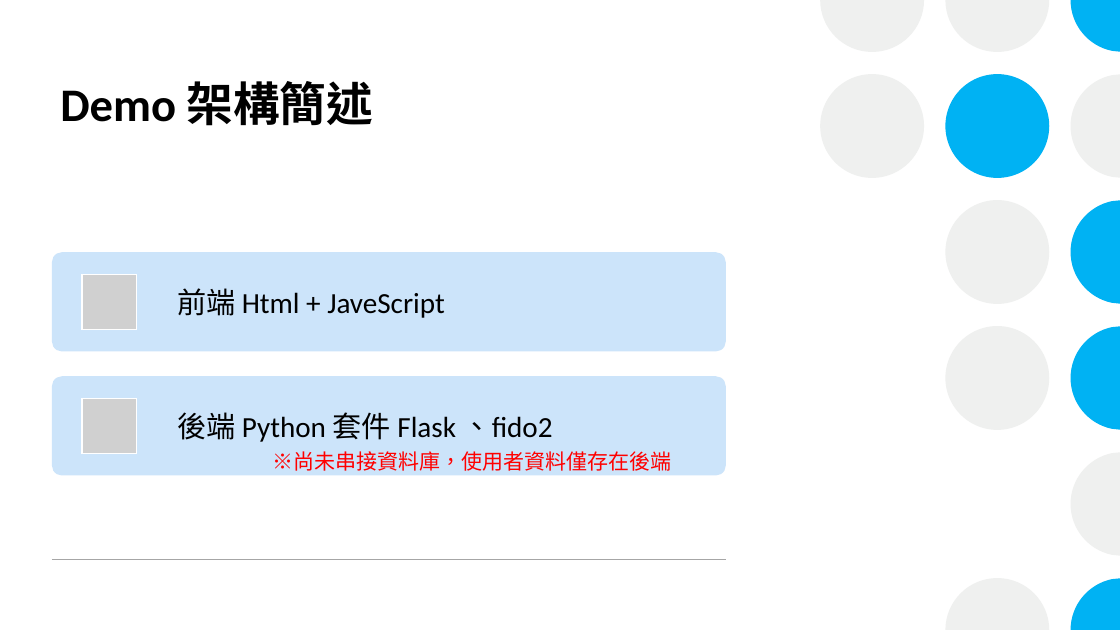
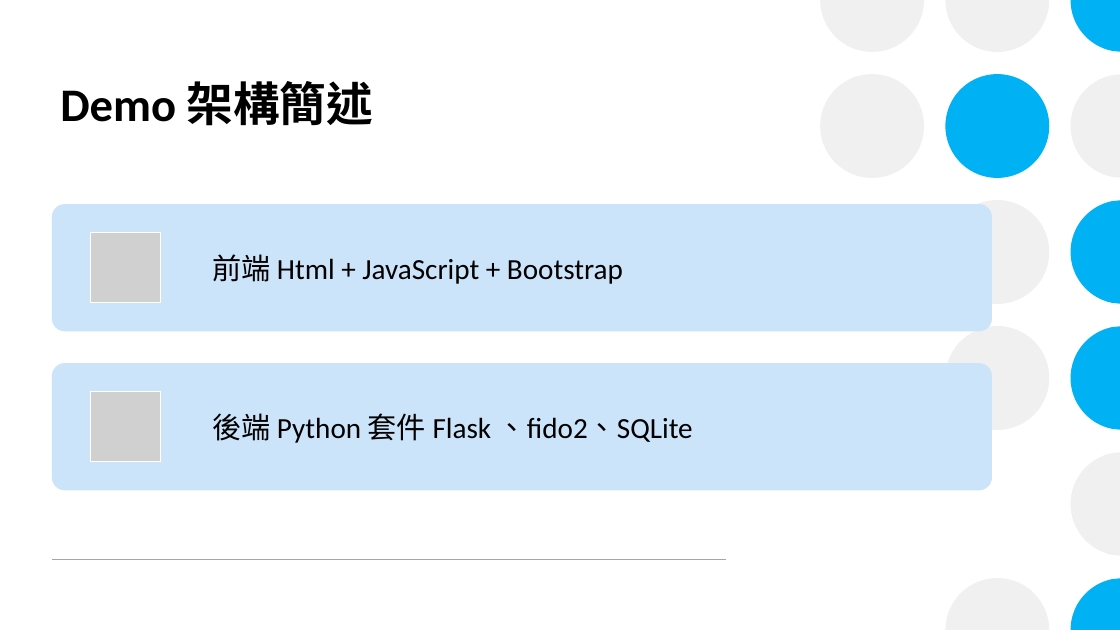
Before and after one commit to xiangerwu/Homework_Fido2, a slide deck: slide 2 of Yubico_Fido2_Demo介紹.pptx. Drawn at 1120x630 pixels with LibreOffice and Linux fonts; fonts in the diff are those of the drawing; grey boxes stand for pictures. Boxes give left, top, right and bottom in pixels: in the first picture for what was removed or moved away, otherwise in the second. Text is boxed around its words. In the diff, an @@ line names an element or a change of style, - is before the commit and + after.

```diff
--- a/Yubico_Fido2_Demo介紹.pptx
+++ b/Yubico_Fido2_Demo介紹.pptx
@@ rounded rectangle: place and size @@
-rounded rectangle at (52,252,726,351)
+rounded rectangle at (52,204,992,331)
@@ picture added at (91,233,160,302) @@
@@ text at (212,254,623,284): text changed @@
-前端 Html + JaveScript
+前端 Html + JavaScript + Bootstrap
@@ picture removed at (82,275,137,329) @@
@@ rounded rectangle: place and size @@
-rounded rectangle at (52,376,726,476)
+rounded rectangle at (52,363,992,490)
@@ picture: place and size @@
-picture at (82,398,137,453)
+picture at (91,392,160,461)
@@ text at (212,413,693,443): text changed @@
-後端 Python 套件 Flask 、fido2
+後端 Python 套件 Flask 、fido2、SQLite
@@ text removed at (272,451,671,471) @@
-※尚未串接資料庫，使用者資料僅存在後端
```
Also in this commit, not shown: 2 slides added, 1 other file.
